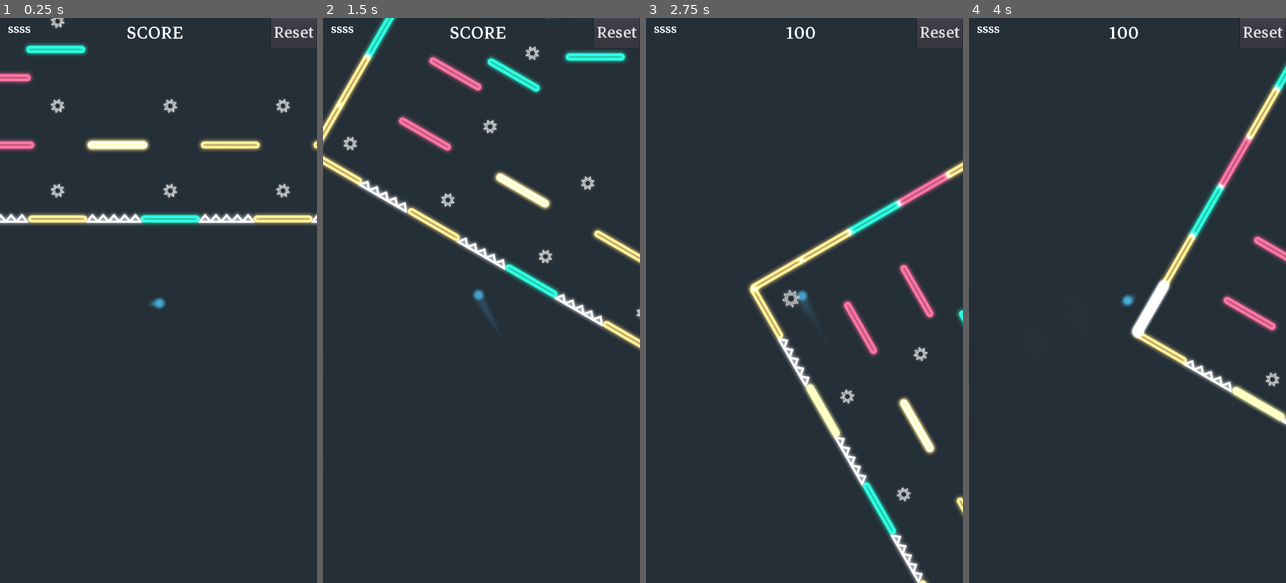
Above: before the commit, frames 1-4 (left to right).
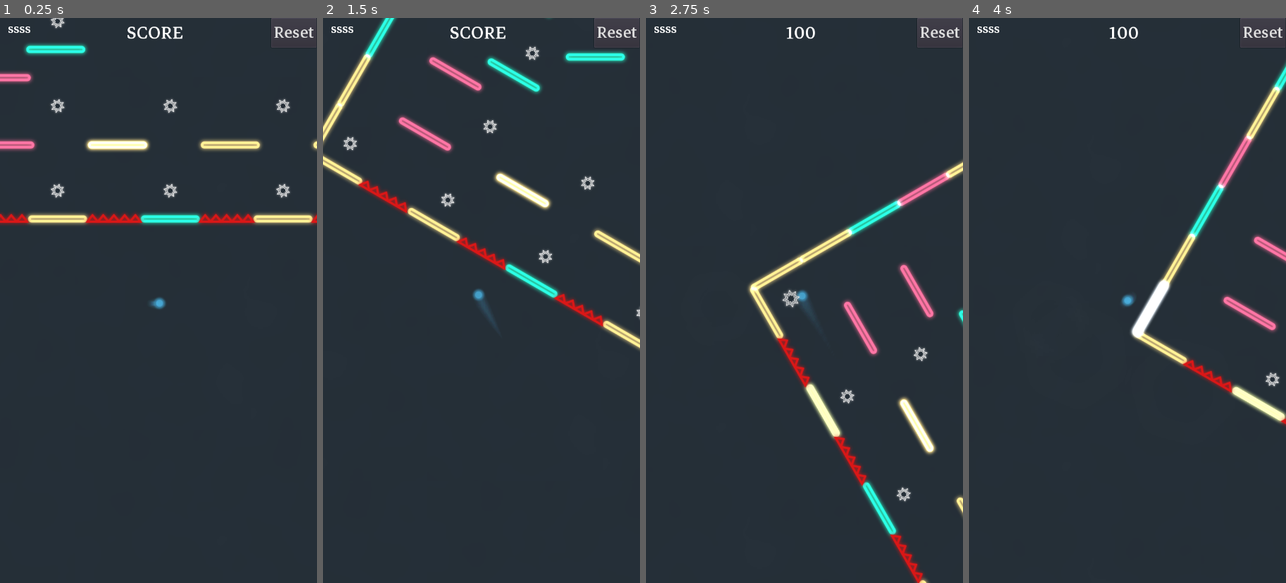
Above: after the commit, the same moments.

Repository: dolorismachina/Pivot
Game: Godot game, scene res://Scenes/Main/Main.tscn
The game is run twice, just before and just after one commit, with the same random seed, the same clock (stepped at 60 frames per second) and the same inputs. The engine's default icon, where the game draws it, is replaced by a stand-in: a white triangle on a blue panel in a dark square.
Inputs (mouse positions are in pixels of both pictures, inside the frame that each line leads up to):
- Up to frame 1 (0.25 s): no input
- Up to frame 2 (1.5 s): move the mouse to (551, 272) at 0.52 s; hold Right (ui_right) 0.53-1.25 s; hold Space (space) 0.53-1.25 s; click (551, 272) at 0.67 s; drag from (418, 328) to (370, 170) at 1.27 s
- Up to frame 3 (2.75 s): move the mouse to (836, 176) at 2.02 s; hold Right (ui_right) from 2.03 s (still down); hold Space (space) from 2.03 s (still down)
- Up to frame 4 (4 s): release Right (ui_right) at 2.75 s; release Space (space) at 2.75 s; drag from (1111, 413) to (1232, 554) at 2.77 s; move the mouse to (1222, 385) at 3.52 s; hold Left (ui_left) from 3.53 s (still down); hold Space (space) from 3.53 s (still down)

The runs differ from the first frame. In frame 1, 0.9% of the frame differs, in the area x 0-100%, y 34-37%; in frame 2, 1.1%, in the area x 10-89%, y 28-55%; in frame 3, 1.1%; in frame 4, 0.4%.
Error in both runs: Invalid get index 'modulate' (on base: 'Tween'). (res://Scenes/Blocks/Block/Block.gd:52)

Commit message:
Make spikes color more obvious

Diff:
--- a/Scenes/Obstacles/Spikes.tscn
+++ b/Scenes/Obstacles/Spikes.tscn
@@ -12,6 +12,7 @@
 script = ExtResource( 1 )
 
 [node name="Sprite" type="Sprite" parent="."]
+modulate = Color( 0.854902, 0.0901961, 0.0901961, 1 )
 position = Vector2( 0, -10.1768 )
 texture = ExtResource( 2 )
 
